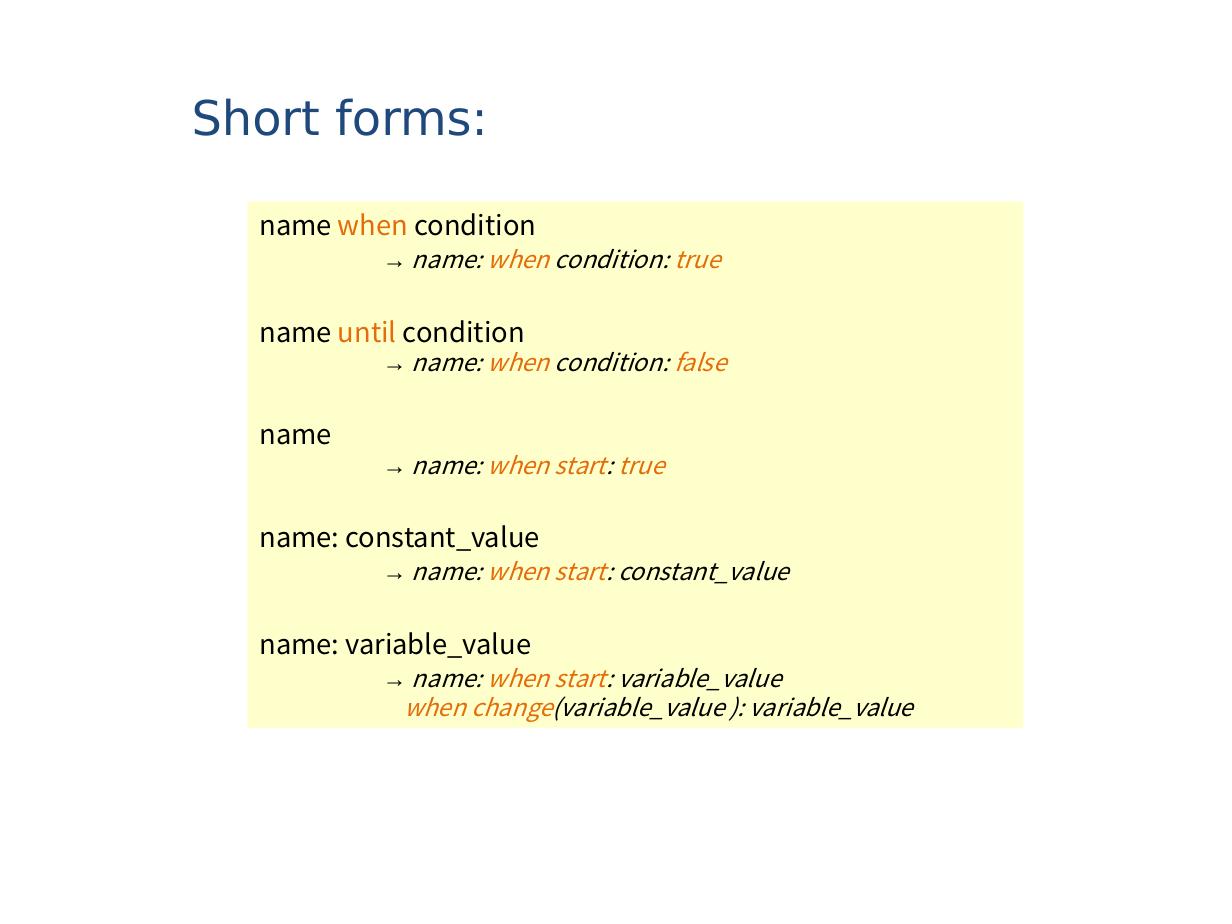
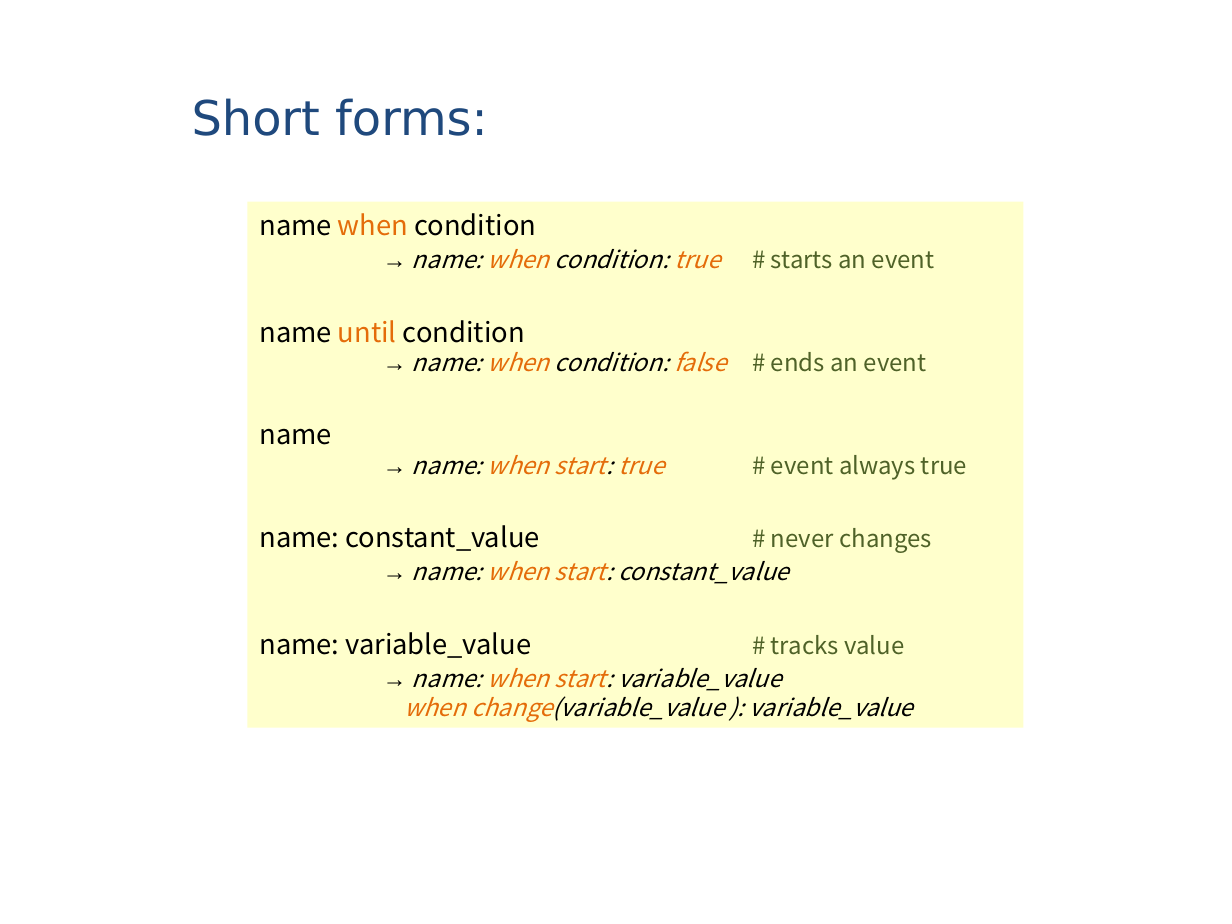
Before and after one commit to MarchandAlain/Whand, a slide deck: slide 9 of Introduction to Whand.ppt (slide 14 before the commit). Drawn at 1232x924 pixels with LibreOffice and Linux fonts; fonts in the diff are those of the drawing. Boxes give left, top, right and bottom in pixels: in the first picture for what was removed or moved away, otherwise in the second. Text is boxed around its words. In the diff, an @@ line names an element or a change of style, - is before the commit and + after.

```diff
--- a/Introduction to Whand.ppt
+++ b/Introduction to Whand.ppt
@@ text in rectangle at box(412, 249, 935, 269): text changed @@
-→ name: when condition: true
+→ name: when condition: true # starts an event
@@ text in rectangle at box(412, 351, 927, 372): text changed @@
-→ name: when condition: false
+→ name: when condition: false # ends an event
@@ text in rectangle at box(259, 455, 967, 553): text changed; text colour #000000 to #4F6228; italic off @@
-→ name: when start: true
-name: constant_value
+→ name: when start: true # event always true
+name: constant_value # never changes
```
Also in this commit, not shown: 15 other slides changed, 1 slide added.
